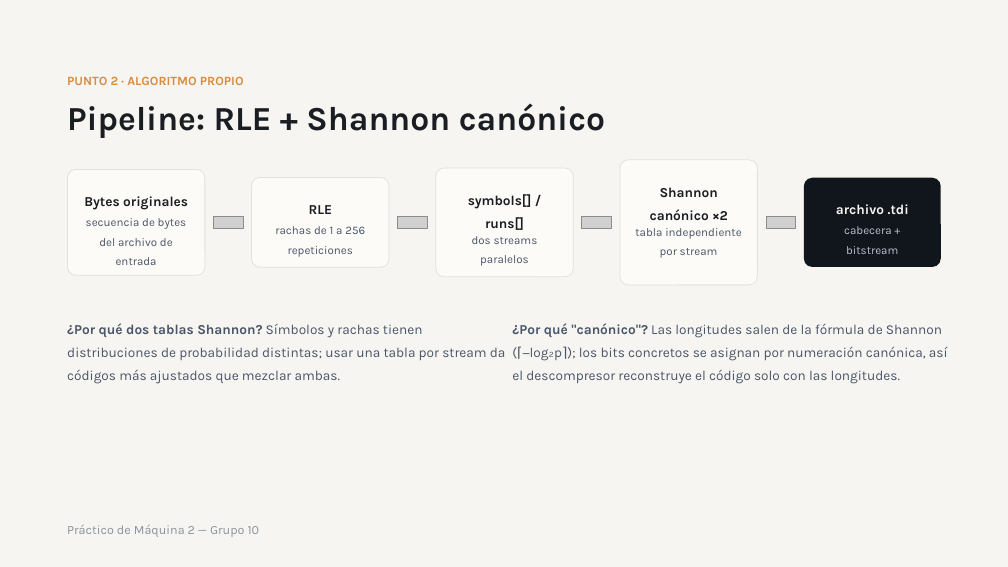
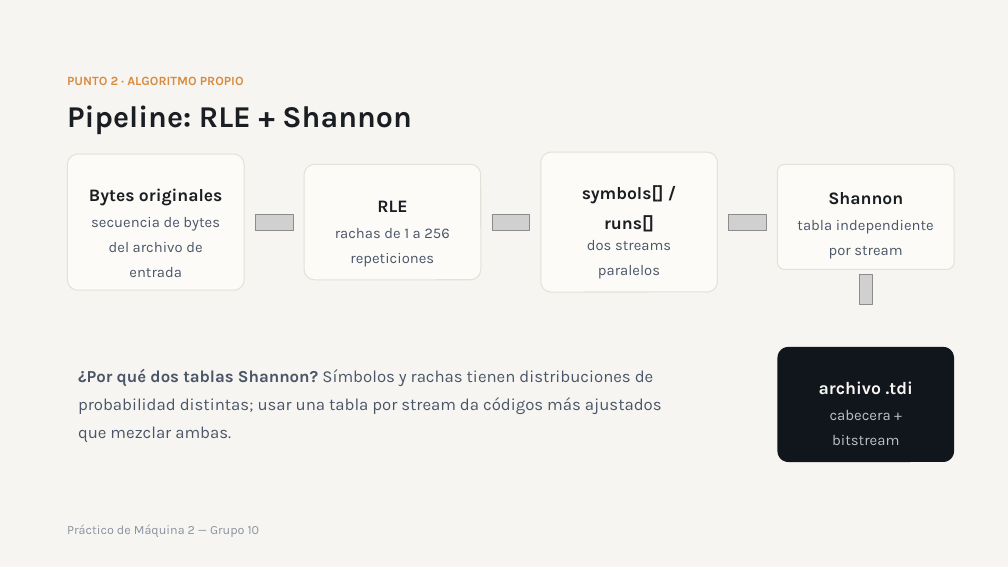
Before and after one commit to BaltasarOrtiz/FACULTAD-FCEFN, a slide deck: slide 4 of Teoria de la Información/Parcial 1/Presentaciones/Práctico de Máquina 2 — RLE+Shannon vs xz.pptx. Drawn at 1008x567 pixels with LibreOffice and Linux fonts; fonts in the diff are those of the drawing; grey boxes stand for pictures. Boxes give left, top, right and bottom in pixels: in the first picture for what was removed or moved away, otherwise in the second. Text is boxed around its words. In the diff, an @@ line names an element or a change of style, - is before the commit and + after.

```diff
--- a/Teoria de la Información/Parcial 1/Presentaciones/Práctico de Máquina 2 — RLE+Shannon vs xz.pptx
+++ b/Teoria de la Información/Parcial 1/Presentaciones/Práctico de Máquina 2 — RLE+Shannon vs xz.pptx
@@ title at [67,105,411,134]: text changed; size 32 to 28.8 pt @@
-Pipeline: RLE + Shannon canónico
+Pipeline: RLE + Shannon
@@ rounded rectangle: place and size @@
-rounded rectangle at [67,169,205,275]
+rounded rectangle at [67,154,244,290]
@@ rounded rectangle at [67,154,244,290]: outline #E4E1D8 0.75 pt to #E4E1D8 0.96 pt @@
@@ text "Bytes originales": place and size @@
-text "Bytes originales" at [84,196,188,210]
+text "Bytes originales" at [89,188,222,206]
@@ rounded rectangle at [304,165,481,281]: outline #E4E1D8 0.75 pt to #E4E1D8 0.96 pt @@
@@ rounded rectangle: place and size @@
-rounded rectangle at [252,178,389,268]
+rounded rectangle at [304,165,481,281]
@@ rounded rectangle removed at [436,168,573,277] @@
@@ rounded rectangle: place and size @@
-rounded rectangle at [620,160,758,284]
+rounded rectangle at [541,152,718,292]
@@ rounded rectangle at [541,152,718,292]: outline #E4E1D8 0.75 pt to #E4E1D8 0.96 pt; proportions changed @@
@@ size 13 to 16.7 pt in 3 elements at [89,188,222,206], [377,200,407,212], [582,185,664,232] @@
@@ text "symbols[] / runs[]": place and size @@
-text "symbols[] / runs[]" at [468,194,531,230]
+text "symbols[] / runs[]" at [582,185,664,232]
@@ rounded rectangle: place and size @@
-rounded rectangle at [804,178,941,267]
+rounded rectangle at [777,165,954,270]
@@ rounded rectangle at [777,165,954,270]: fill #11151C to #FCFBF7; outline none to #E4E1D8 0.96 pt; proportions changed @@
@@ text "RLE": place and size @@
-text "RLE" at [309,205,332,214]
+text "RLE" at [377,200,407,212]
@@ text removed at [650,187,728,220] @@
-Shannon canónico ×2
@@ size 11 to 14.1 pt in 4 elements at [91,217,220,277], [335,228,449,267], [587,240,671,279], [797,220,934,259] @@
@@ text "tabla independiente por stream": place and size @@
-text "tabla independiente por stream" at [635,228,741,258]
+text "tabla independiente por stream" at [797,220,934,259]
@@ text added at [828,192,903,205], 16.7 pt, text #1A1D22, bold @@
+Shannon
@@ picture: place and size @@
-picture at [213,216,243,229]
+picture at [256,214,293,230]
@@ text "rachas de 1 a 256 ...": place and size @@
-text "rachas de 1 a 256 ..." at [275,226,365,257]
+text "rachas de 1 a 256 ..." at [335,228,449,267]
@@ picture: place and size @@
-picture at [582,216,612,229]
+picture at [492,214,530,230]
@@ text "dos streams paralelos": place and size @@
-text "dos streams paralelos" at [472,236,538,266]
+text "dos streams paralelos" at [587,240,671,279]
@@ picture: place and size @@
-picture at [398,216,427,229]
+picture at [729,214,767,230]
@@ picture at [860,275,873,305]: rotation 0 to 90 degrees @@
@@ text removed at [512,323,948,384] @@
-¿Por qué "canónico"? Las longitudes salen de la fórmula de Shannon (⌈−log₂p⌉); los bits concretos se asignan por numeración canónica, así el descompresor reconstruye el código solo con las longitudes.
@@ text "¿Por qué dos tablas Shannon? ...": place and size @@
-text "¿Por qué dos tablas Shannon? ..." at [67,323,506,384]
+text "¿Por qué dos tablas Shannon? ..." at [78,369,662,442]
@@ text "¿Por qué dos tablas Shannon? ..." at [78,369,662,442]: size 13 to 16 pt @@
@@ rounded rectangle added at [777,347,954,462], fill #11151C @@
@@ text "archivo .tdi": place and size @@
-text "archivo .tdi" at [836,204,909,214]
+text "archivo .tdi" at [819,381,913,395]
@@ text "archivo .tdi" at [819,381,913,395]: size 13 to 16.8 pt @@
@@ text "cabecera + bitstream": place and size @@
-text "cabecera + bitstream" at [844,226,898,254]
+text "cabecera + bitstream" at [830,410,899,445]
@@ text "cabecera + bitstream" at [830,410,899,445]: size 11 to 14.2 pt @@
```
Also in this commit, not shown: 6 other slides changed, 7 slides added, 2 slides removed, 4 other files.
